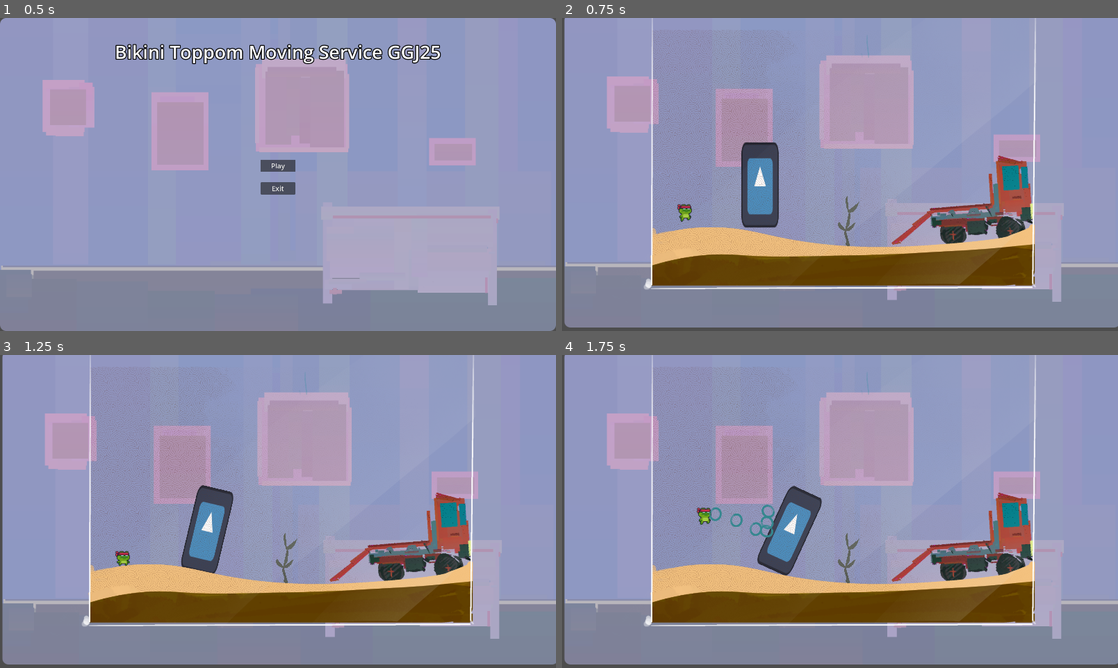
Above: before the commit, frames 1-4 (two rows, left to right).
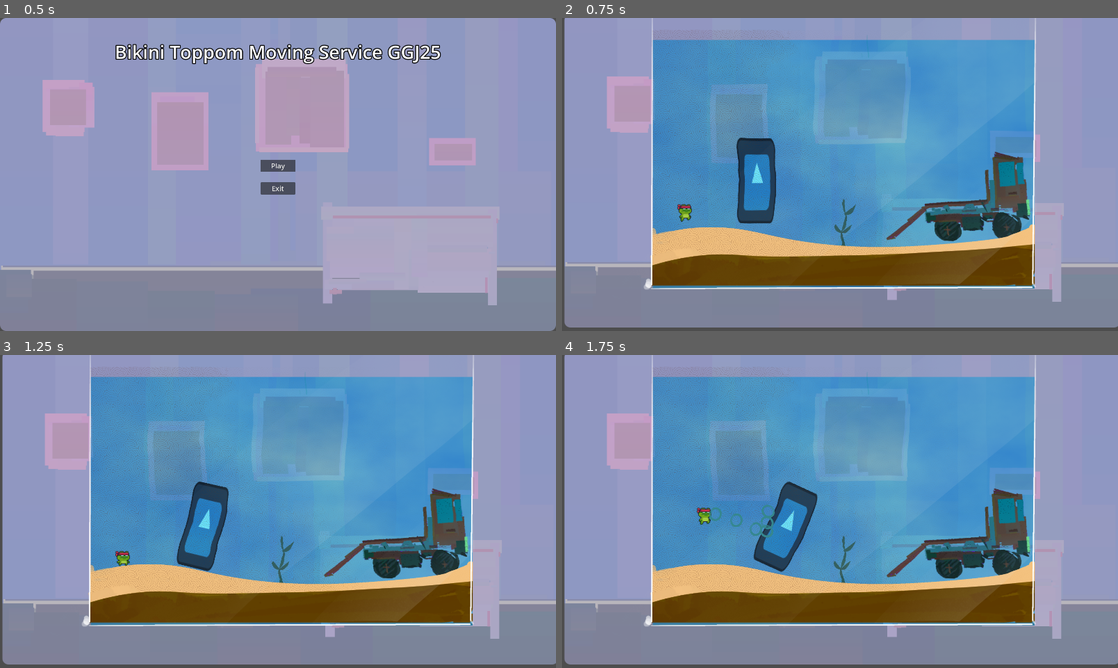
Above: after the commit, the same moments.

Repository: pR1smPrime/BikiniTop25
Game: Godot game, scene res://bikini_toppem_moving_service.tscn
Two runs of this game, one before a commit and one after it. Both use one fixed random seed, a clock stepped at 60 frames per second and the inputs below. The engine's default icon, where the game draws it, is replaced by a stand-in: a white triangle on a blue panel in a dark square.
Inputs (mouse positions are in pixels of both pictures, inside the frame that each line leads up to):
- Up to frame 1 (0.5 s): no input
- Up to frame 2 (0.75 s): click "Play" at 0.5 s
- Up to frame 3 (1.25 s): no input
- Up to frame 4 (1.75 s): move the mouse to (962, 495) at 1.27 s; press the mouse at (962, 495) at 1.28 s; hold D (right) from 1.28 s (still down); tap W (jump) at 1.52 s

Frame 1 is identical in both runs. In frame 2, 43% of the frame differs, in the area x 16-85%, y 6-87%; in frame 3, 43%; in frame 4, 43%.

Commit message:
tweaked lvl1

Diff:
--- a/scenes/levels/level1.tscn
+++ b/scenes/levels/level1.tscn
@@ -1,9 +1,10 @@
-[gd_scene load_steps=7 format=3 uid="uid://bf4s865kp8ukp"]
+[gd_scene load_steps=8 format=3 uid="uid://bf4s865kp8ukp"]
 
 [ext_resource type="PackedScene" uid="uid://bb7t2rtlp7sku" path="res://scenes/levels/groundBase.tscn" id="1_vw74y"]
 [ext_resource type="PackedScene" uid="uid://hph0vdl7puii" path="res://scenes/player/player.tscn" id="3_anpl5"]
 [ext_resource type="PackedScene" uid="uid://wio4kqqfaasv" path="res://scenes/movable/movable.tscn" id="5_hip1h"]
 [ext_resource type="Script" path="res://scenes/movable/movable.gd" id="6_n7tj6"]
+[ext_resource type="PackedScene" uid="uid://cibr5e7jyyld6" path="res://assets/art/spritesAquarium/waves.tscn" id="7_2e5qh"]
 [ext_resource type="PackedScene" uid="uid://21vivdhncimr" path="res://assets/objects/statics/static_algae_1.tscn" id="7_d5j2w"]
 [ext_resource type="PackedScene" uid="uid://bofqt6oyryhyo" path="res://assets/objects/statics/target_truck.tscn" id="8_b5tf8"]
 
@@ -25,8 +26,10 @@
 script = ExtResource("6_n7tj6")
 
 [node name="algae1" parent="." instance=ExtResource("7_d5j2w")]
-position = Vector2(980, -360)
+position = Vector2(980, -339)
 scale = Vector2(0.15, 0.15)
 
 [node name="TargetTruck" parent="." instance=ExtResource("8_b5tf8")]
 position = Vector2(1378, -438)
+
+[node name="waves" parent="." instance=ExtResource("7_2e5qh")]
